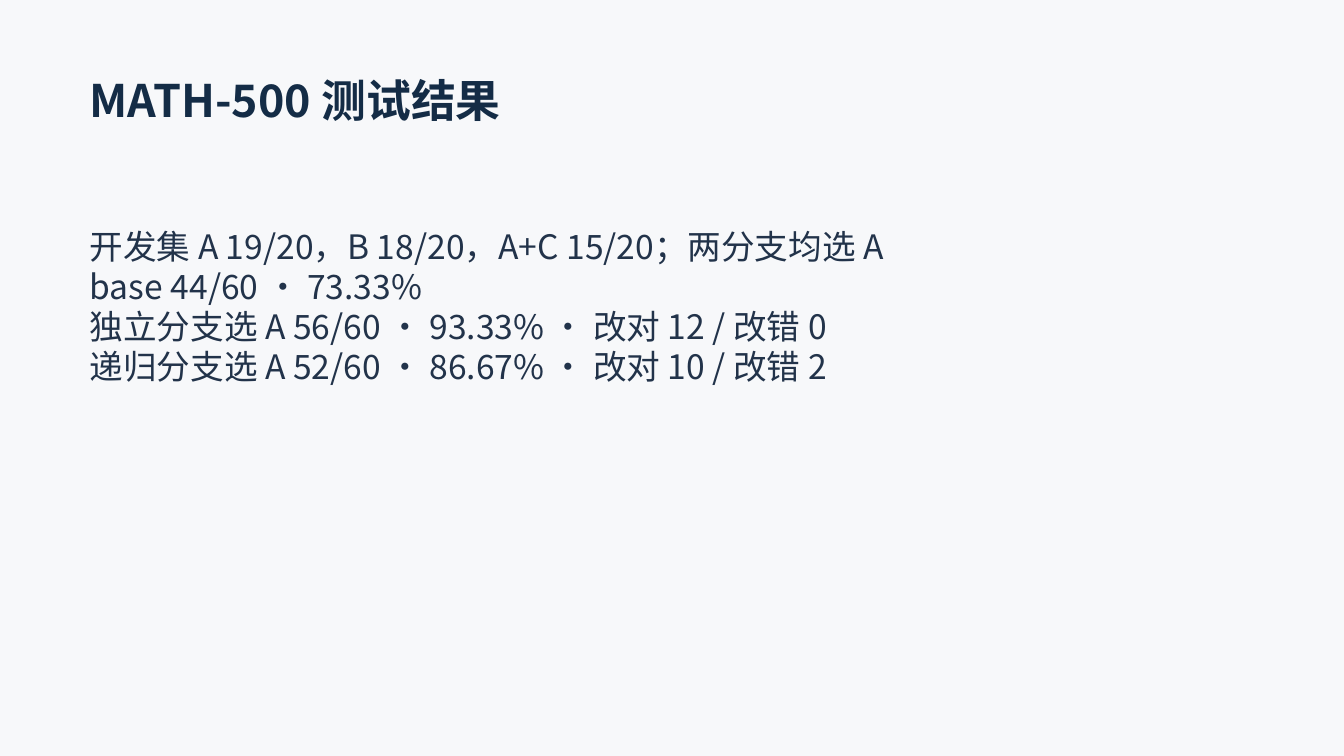
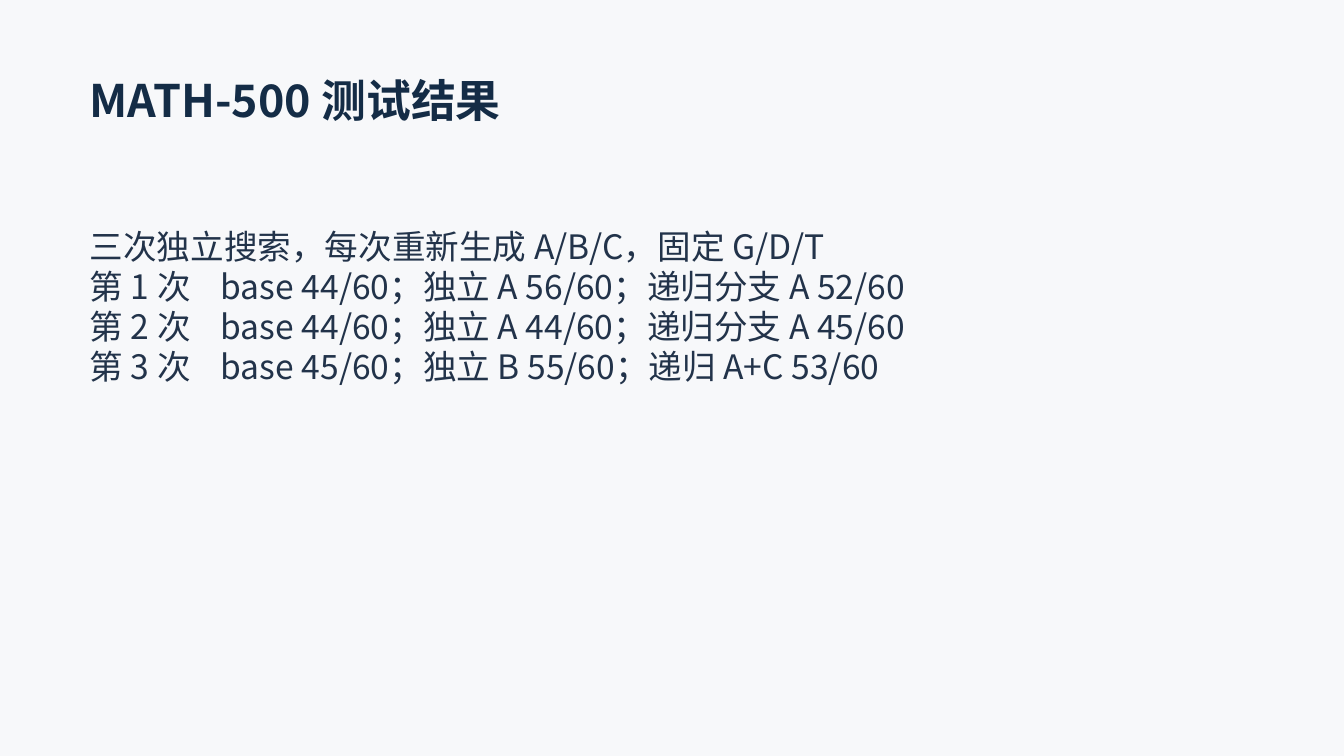
Before and after one commit to xiaolizi33/AlphaDiana, a slide deck: slide 10 of reproduction/presentation/MetaN_18min.pptx. Drawn at 1344x756 pixels with LibreOffice and Linux fonts; fonts in the diff are those of the drawing. Boxes give left, top, right and bottom in pixels: in the first picture for what was removed or moved away, otherwise in the second. Text is boxed around its words. In the diff, an @@ line names an element or a change of style, - is before the commit and + after.

```diff
--- a/reproduction/presentation/MetaN_18min.pptx
+++ b/reproduction/presentation/MetaN_18min.pptx
@@ text at box(90, 230, 905, 385): text changed @@
-开发集 A 19/20，B 18/20，A+C 15/20；两分支均选 A
-base 44/60 · 73.33%
-独立分支选 A 56/60 · 93.33% · 改对 12 / 改错 0
-递归分支选 A 52/60 · 86.67% · 改对 10 / 改错 2
+三次独立搜索，每次重新生成 A/B/C，固定 G/D/T
+第 1 次 base 44/60；独立 A 56/60；递归分支 A 52/60
+第 2 次 base 44/60；独立 A 44/60；递归分支 A 45/60
+第 3 次 base 45/60；独立 B 55/60；递归 A+C 53/60
```
Also in this commit, not shown: 5 other slides changed, 17 other files.
